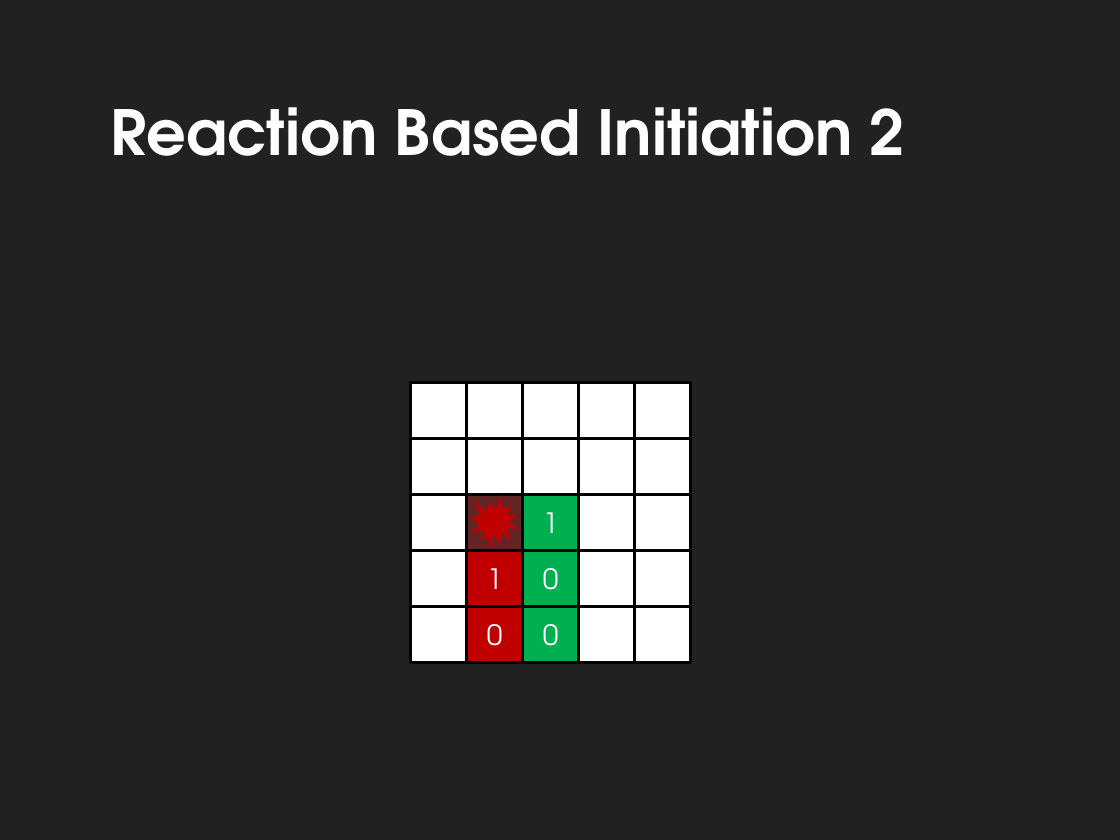
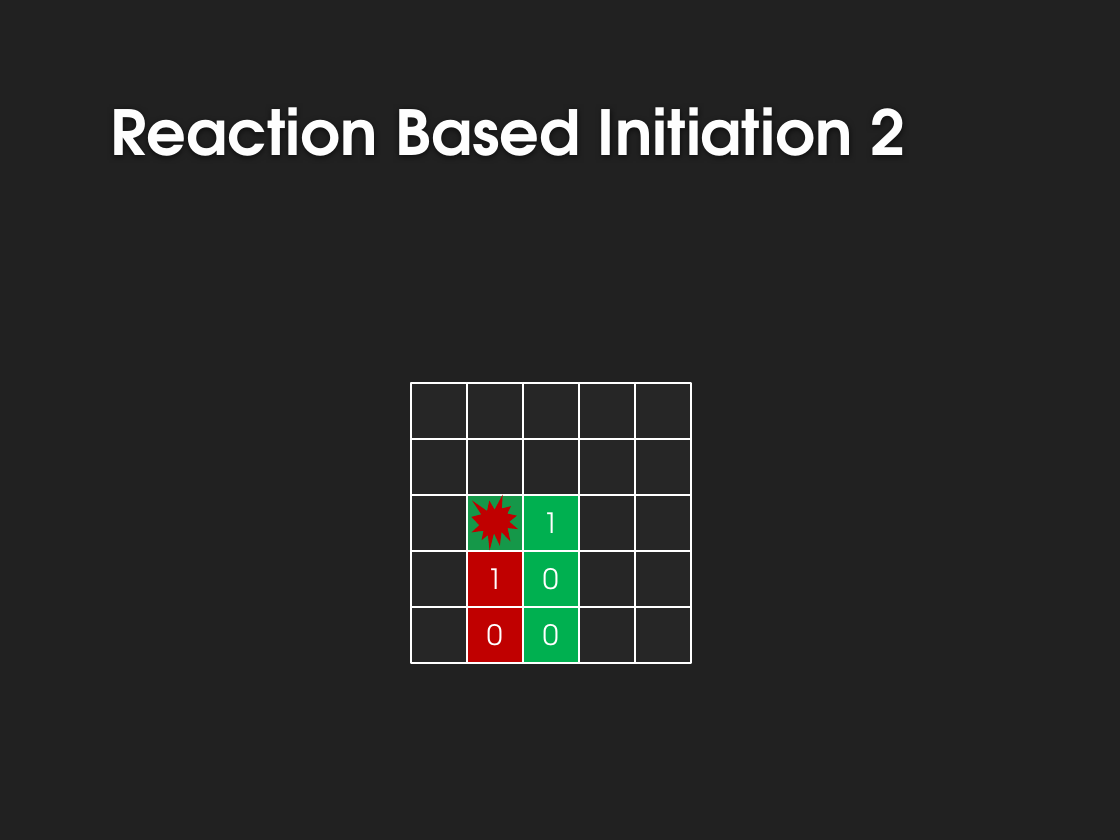
Before and after one commit to UWWAIProject/TronAI, a slide deck: slide 11 of Hammerhead Tron AI.pptx. Drawn at 1120x840 pixels with LibreOffice and Linux fonts; fonts in the diff are those of the drawing; background and template pictures are left out. Boxes give left, top, right and bottom in pixels: in the first picture for what was removed or moved away, otherwise in the second. Text is boxed around its words. In the diff, an @@ line names an element or a change of style, - is before the commit and + after.

```diff
--- a/Hammerhead Tron AI.pptx
+++ b/Hammerhead Tron AI.pptx
@@ rectangle "2" at [467,495,523,551]: fill #632523 to #159849; outline #000000 2 pt to #FFFFFF 1.25 pt @@
@@ outline #000000 2 pt to #FFFFFF 1.25 pt in 5 elements at [523,495,579,551], [467,551,523,607], [467,607,523,663], [523,607,579,663], [523,551,579,607] @@
@@ fill #FFFFFF to #262626; outline #000000 2 pt to #FFFFFF 1.25 pt in 19 elements at [411,383,467,439], [467,383,523,439], [523,383,579,439], [579,383,635,439], [411,439,467,495], [467,439,523,495], [523,439,579,495], [635,495,691,551], [411,495,467,551], [579,439,635,495], [411,551,467,607], [579,551,635,607], [635,383,691,439], [411,607,467,663], [579,607,635,663], [635,607,691,663], [635,439,691,495], [579,495,635,551], [635,551,691,607] @@
```
Also in this commit, not shown: 10 other slides changed.
